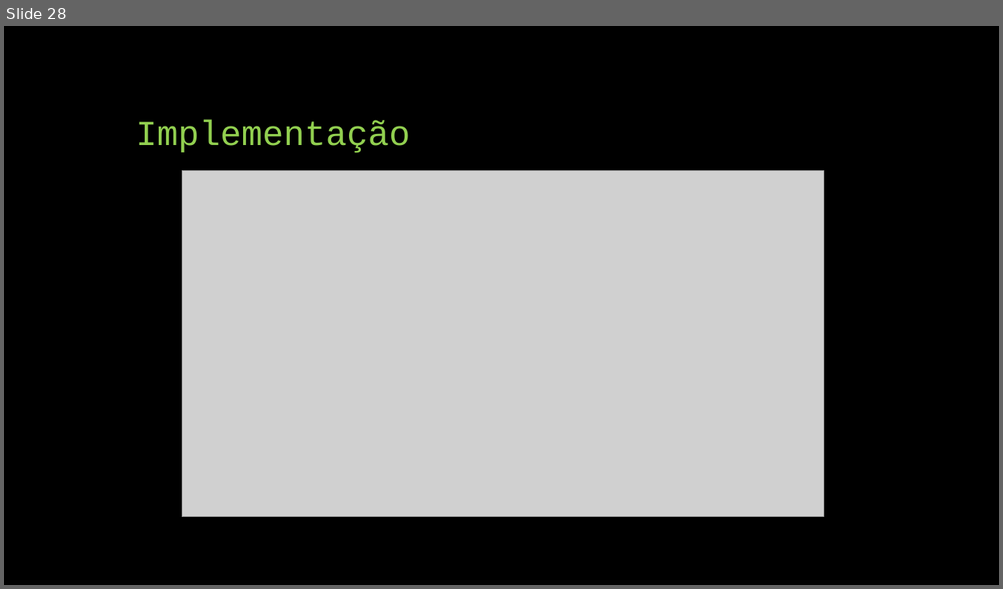
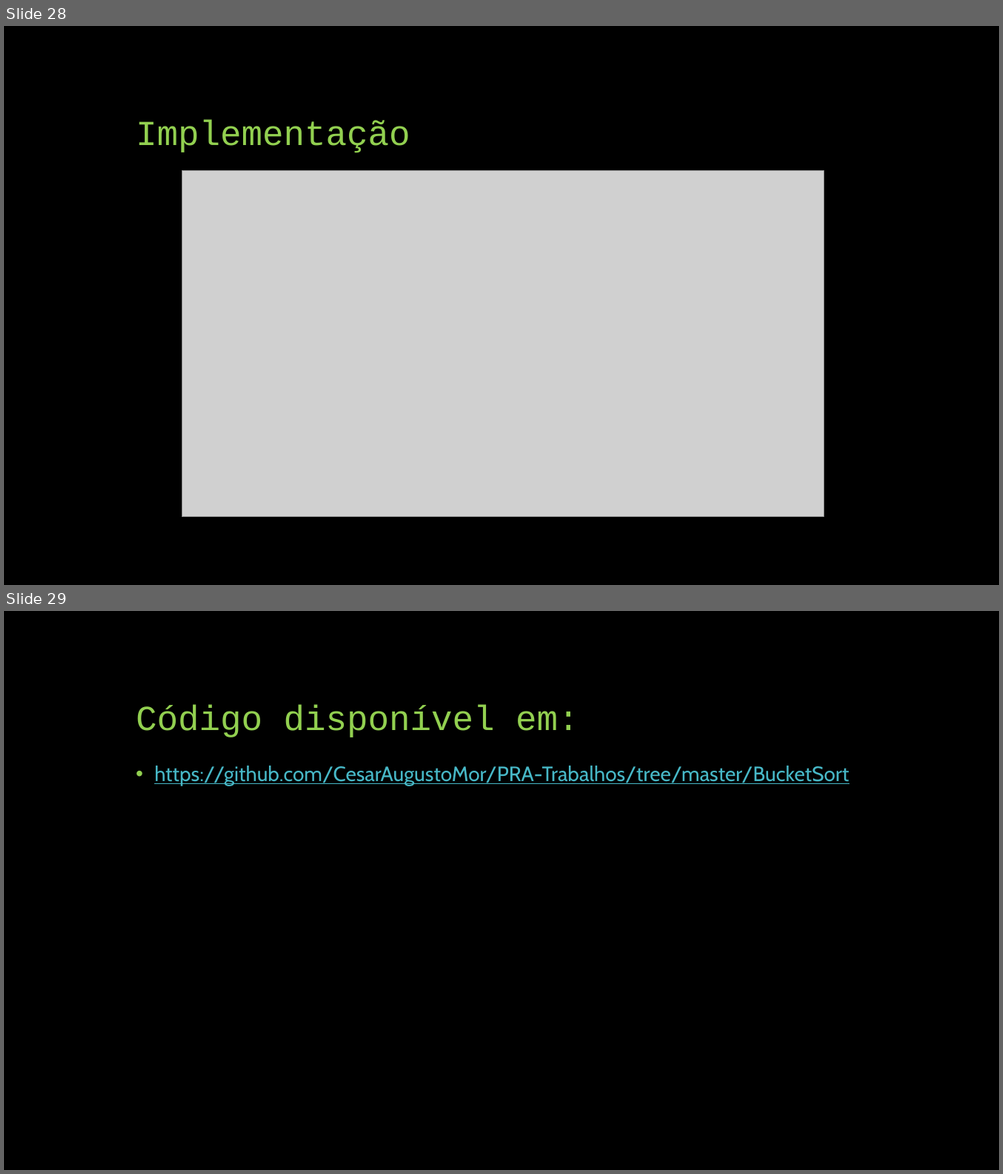
Before and after one commit to CesarAugustoMor/PRA-Trabalhos, a slide deck: BucketSort/Bucket Sort.pptx. Shown one above the other, each under a label of ours: slide 28 before the commit, slides 28 and 29 after it. The pictures are 1003x589 and 1003x1174 pixels, drawn with LibreOffice and Linux fonts; fonts in the diff are those of the drawing; grey boxes stand for pictures. Boxes give left, top, right and bottom in pixels: in the first picture for what was removed or moved away, otherwise in the second. Text is boxed around its words. In the diff, an @@ line names an element or a change of style, - is before the commit and + after.

Commit message:
Update PPT

```diff
--- a/BucketSort/Bucket Sort.pptx
+++ b/BucketSort/Bucket Sort.pptx
@@ slide 29 added at (x1=4, y1=611, x2=999, y2=1170), background #000000 @@
@@ title added at (x1=136, y1=704, x2=579, y2=738), 34 pt, text #92D050 @@
+Código disponível em:
@@ text added at (x1=154, y1=766, x2=848, y2=786), 20 pt, text #47B8C7, underline @@
+• https://github.com/CesarAugustoMor/PRA-Trabalhos/tree/master/BucketSort
```
